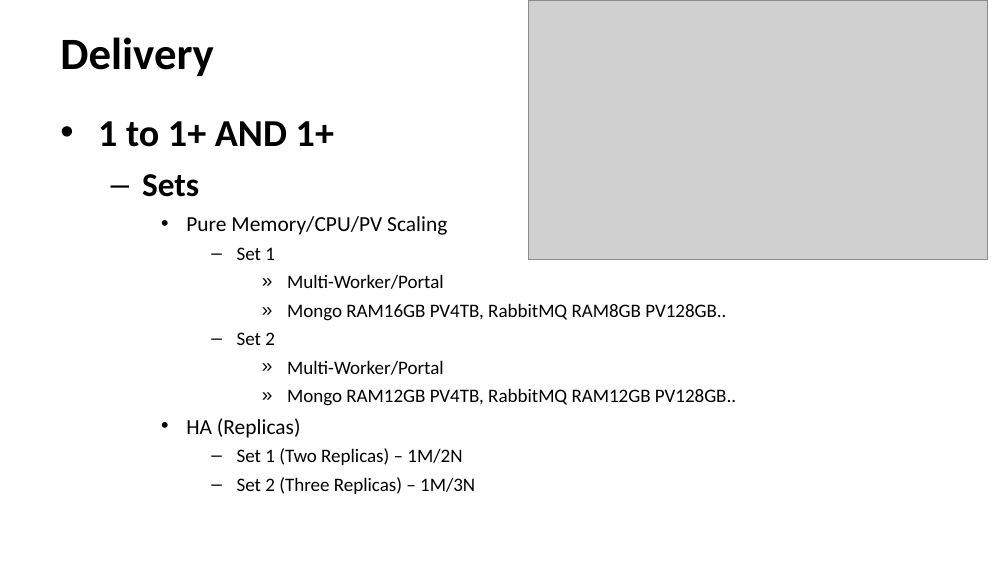
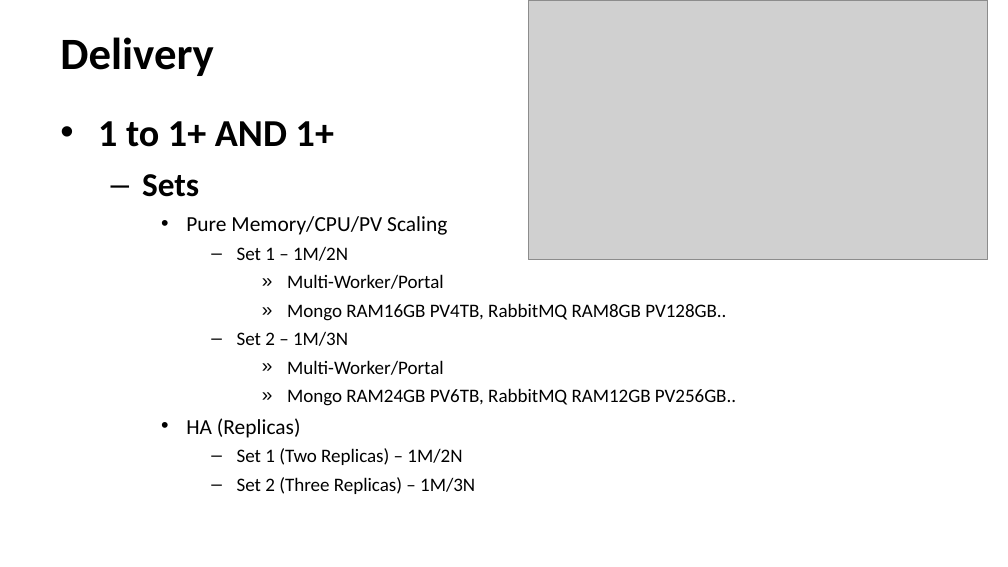
Before and after one commit to TsubasaEX/Tracks, a slide deck: slide 8 of ppt/Plan_For_DSS.ppt. Drawn at 1008x567 pixels with LibreOffice and Linux fonts; fonts in the diff are those of the drawing; grey boxes stand for pictures; background and template pictures are left out. Boxes give left, top, right and bottom in pixels: in the first picture for what was removed or moved away, otherwise in the second. Text is boxed around its words. In the diff, an @@ line names an element or a change of style, - is before the commit and + after.

Commit message:
up

```diff
--- a/ppt/Plan_For_DSS.ppt
+++ b/ppt/Plan_For_DSS.ppt
@@ text at box(237, 246, 348, 261): text changed @@
-      – Set 1
+      – Set 1 – 1M/2N
@@ text at box(237, 331, 348, 346): text changed @@
-      – Set 2
+      – Set 2 – 1M/3N
@@ text at box(287, 388, 736, 406): text changed @@
-        » Mongo RAM12GB PV4TB, RabbitMQ RAM12GB PV128GB..
+        » Mongo RAM24GB PV6TB, RabbitMQ RAM12GB PV256GB..
```
Also in this commit, not shown: 1 other slide changed.
